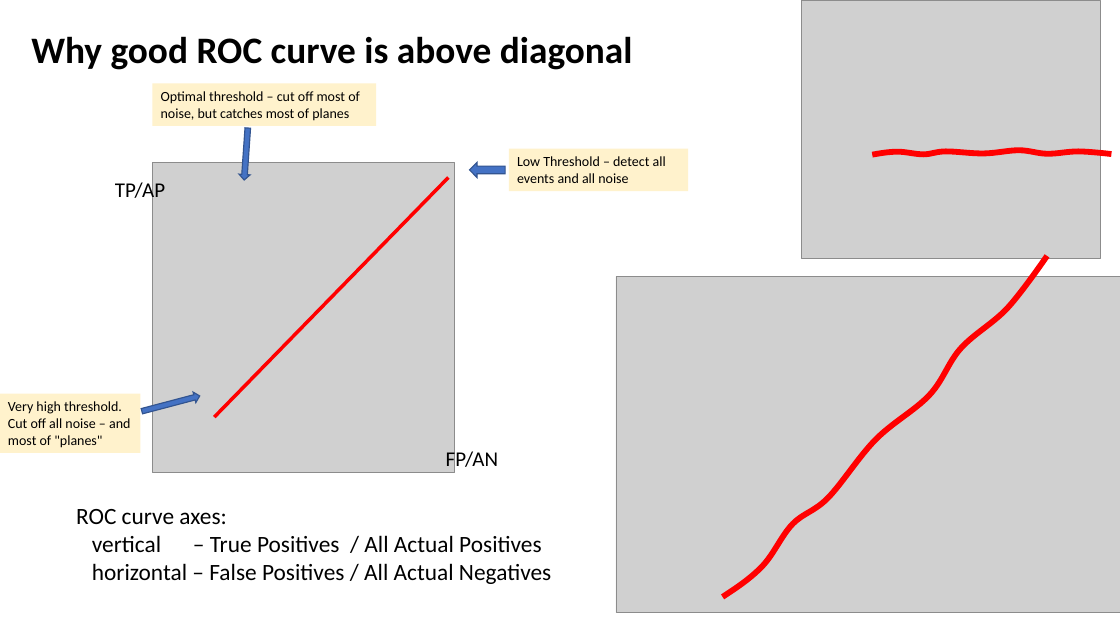
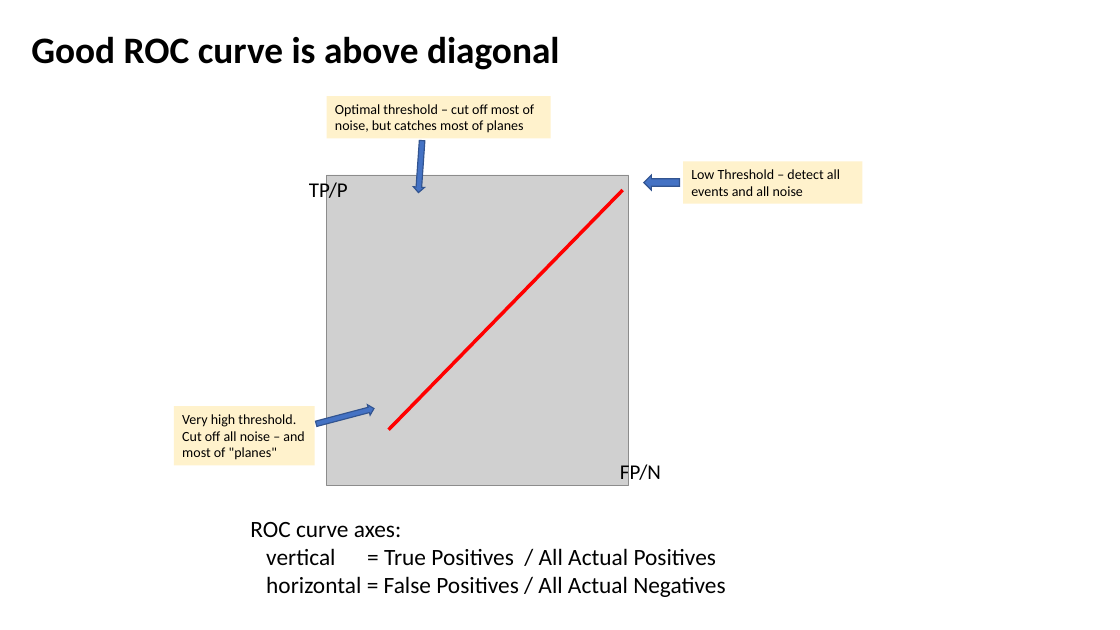
Before and after one commit to lselector/ml_ai_doc, a slide deck: slide 7 of Precision_Recall_ROC_Confusion.pptx. Drawn at 1120x630 pixels with LibreOffice and Linux fonts; fonts in the diff are those of the drawing; grey boxes stand for pictures. Boxes give left, top, right and bottom in pixels: in the first picture for what was removed or moved away, otherwise in the second. Text is boxed around its words. In the diff, an @@ line names an element or a change of style, - is before the commit and + after.

```diff
--- a/Precision_Recall_ROC_Confusion.pptx
+++ b/Precision_Recall_ROC_Confusion.pptx
@@ picture removed at (x1=802, y1=0, x2=1100, y2=259) @@
@@ text at (x1=31, y1=36, x2=560, y2=70): text changed @@
-Why good ROC curve is above diagonal
+Good ROC curve is above diagonal
@@ 2 left arrows, 1 rectangle moved together from (x1=141, y1=128, x2=689, y2=417) to (x1=315, y1=140, x2=863, y2=429) @@
@@ text at (x1=309, y1=179, x2=348, y2=203): text changed @@
-TP/AP
+TP/P
@@ freeform shape removed at (x1=872, y1=150, x2=1112, y2=155) @@
@@ 2 rectangles, 1 picture, 1 left arrow, 1 line moved together from (x1=0, y1=83, x2=505, y2=472) to (x1=174, y1=96, x2=679, y2=485) @@
@@ freeform shape removed at (x1=723, y1=255, x2=1055, y2=605) @@
@@ picture removed at (x1=616, y1=276, x2=1120, y2=613) @@
@@ text at (x1=620, y1=461, x2=661, y2=485): text changed @@
-FP/AN
+FP/N
@@ text "ROC curve axes:" moved from (x1=76, y1=509, x2=551, y2=584) to (x1=250, y1=522, x2=725, y2=597) @@
@@ text at (x1=266, y1=548, x2=725, y2=597): text changed @@
-vertical – True Positives / All Actual Positives
-horizontal – False Positives / All Actual Negatives
+vertical = True Positives / All Actual Positives
+horizontal = False Positives / All Actual Negatives
```
Also in this commit, not shown: 2 other slides changed, 1 other file.
